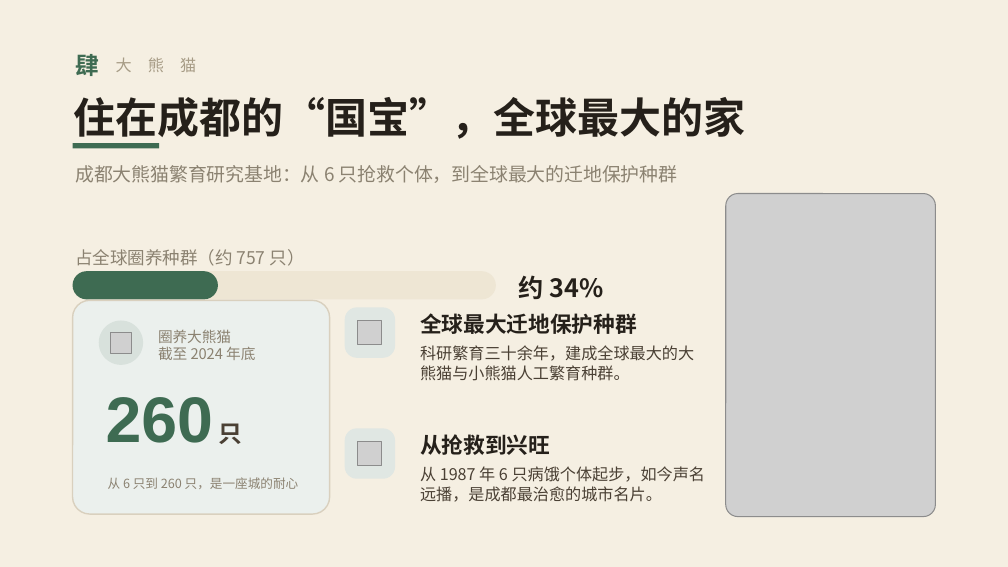
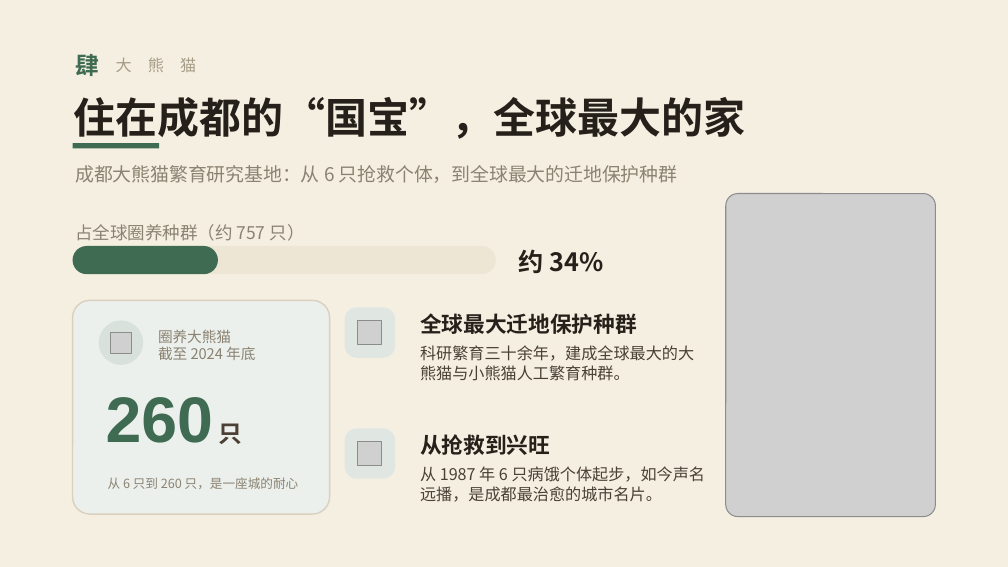
Before and after one commit to addsumtech/slides_maker-site, a slide deck: slide 8 of templates/decks/zh/chengdu/template.pptx. Drawn at 1008x567 pixels with LibreOffice and Linux fonts; fonts in the diff are those of the drawing; grey boxes stand for pictures. Boxes give left, top, right and bottom in pixels: in the first picture for what was removed or moved away, otherwise in the second. Text is boxed around its words. In the diff, an @@ line names an element or a change of style, - is before the commit and + after.

```diff
--- a/templates/decks/zh/chengdu/template.pptx
+++ b/templates/decks/zh/chengdu/template.pptx
@@ 2 texts, 2 rounded rectangles: place and size @@
-2 texts, 2 rounded rectangles at [73, 249, 604, 299]
+2 texts, 2 rounded rectangles at [73, 224, 604, 274]
```
Also in this commit, not shown: 5 other files.
